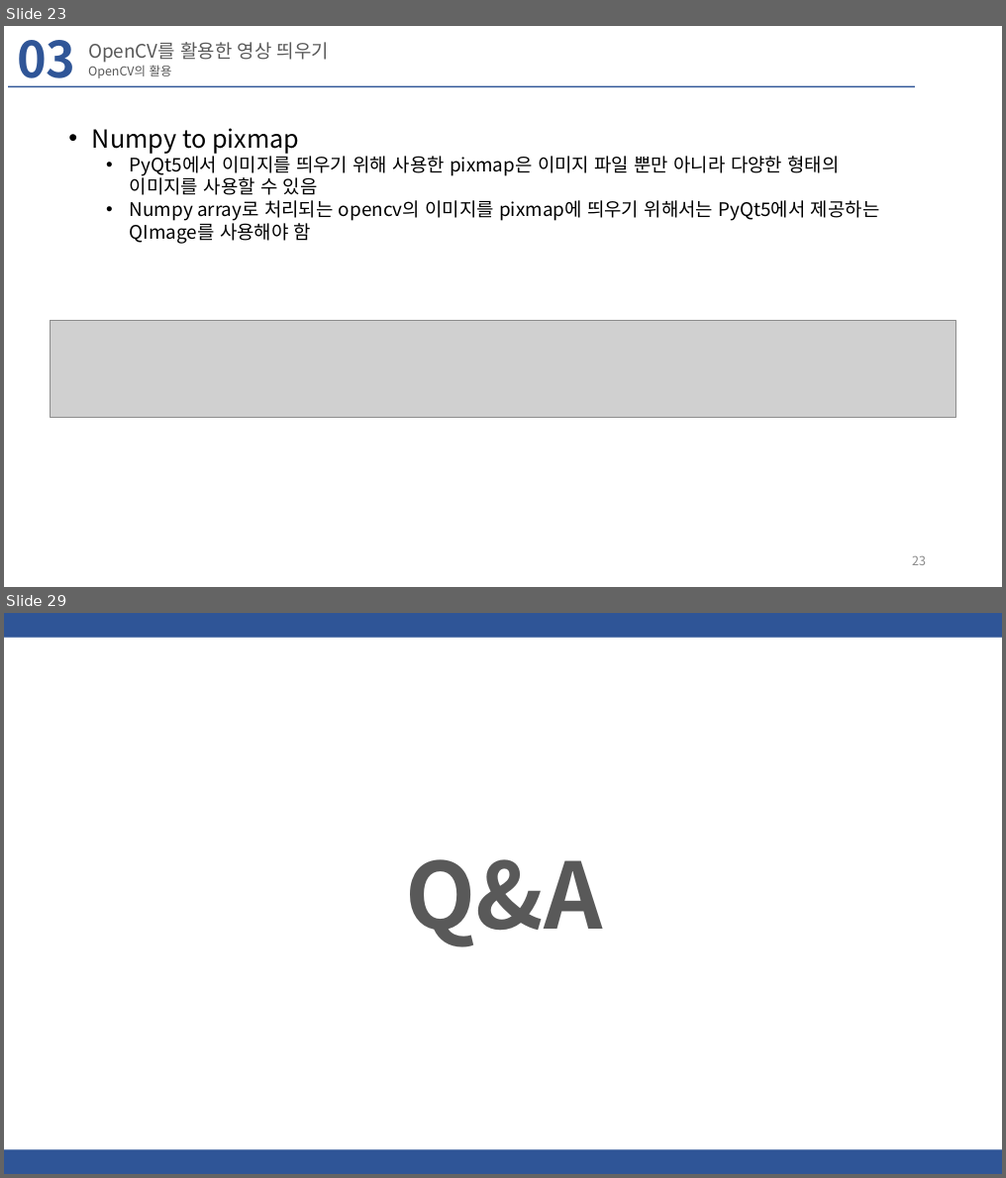
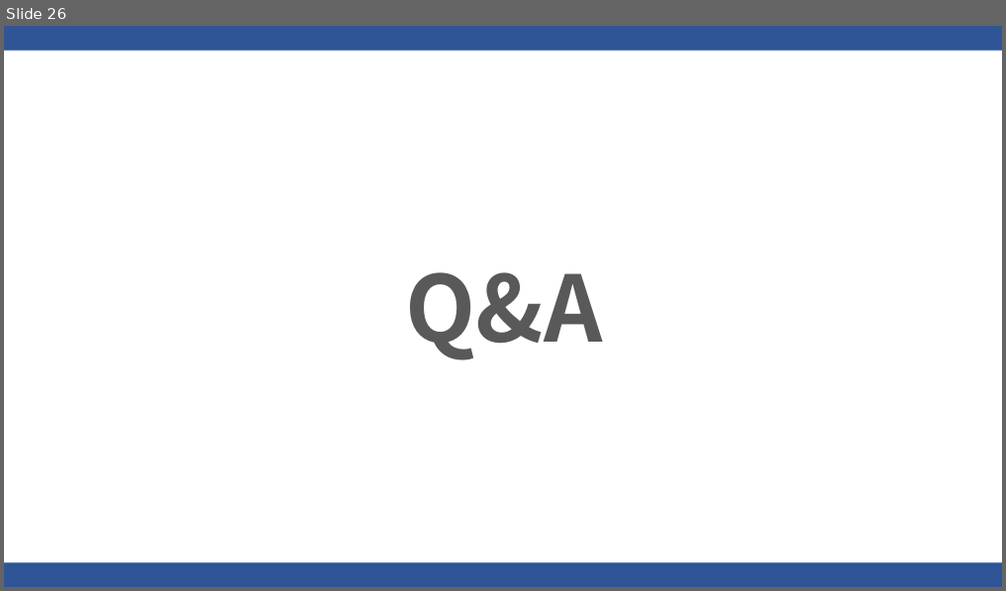
Before and after one commit to hyeonsanghwang/Lab_study, a slide deck: PPT/PyQt5를 이용한 GUI 프로그래밍 03.pptx. Shown one above the other, each under a label of ours: slides 23 and 29 before the commit, slide 26 after it; the slides between them are not shown. The pictures are 1006x1178 and 1006x591 pixels, drawn with LibreOffice and Linux fonts; fonts in the diff are those of the drawing; grey boxes stand for pictures; background and template pictures are left out. Boxes give left, top, right and bottom in pixels: in the first picture for what was removed or moved away, otherwise in the second. Text is boxed around its words. In the diff, an @@ line names an element or a change of style, - is before the commit and + after.

```diff
--- a/PPT/PyQt5를 이용한 GUI 프로그래밍 03.pptx
+++ b/PPT/PyQt5를 이용한 GUI 프로그래밍 03.pptx
@@ slide 23 removed at bbox=[4, 26, 1002, 587], background #FFFFFF @@
@@ text removed at bbox=[17, 40, 75, 87] @@
-03
@@ title removed at bbox=[88, 42, 329, 63] @@
-OpenCV를 활용한 영상 띄우기
@@ text removed at bbox=[88, 65, 172, 78] @@
-OpenCV의 활용
@@ rectangle removed at bbox=[8, 85, 915, 87] @@
@@ text removed at bbox=[92, 128, 880, 244] @@
-• Numpy to pixmap
-  • PyQt5에서 이미지를 띄우기 위해 사용한 pixmap은 이미지 파일 뿐만 아니라 다양한 형태의 이미지를 사용할 수 있음
-  • Numpy array로 처리되는 opencv의 이미지를 pixmap에 띄우기 위해서는 PyQt5에서 제공하는 QImage를 사용해야 함
@@ picture removed at bbox=[51, 320, 955, 417] @@
@@ page number removed at bbox=[912, 557, 926, 566] @@
-23
@@ what was slide 29 is now slide 26 @@
```
Also in this commit, not shown: 3 slides changed, 21 slides added, 23 other slides removed, 20 other files.
